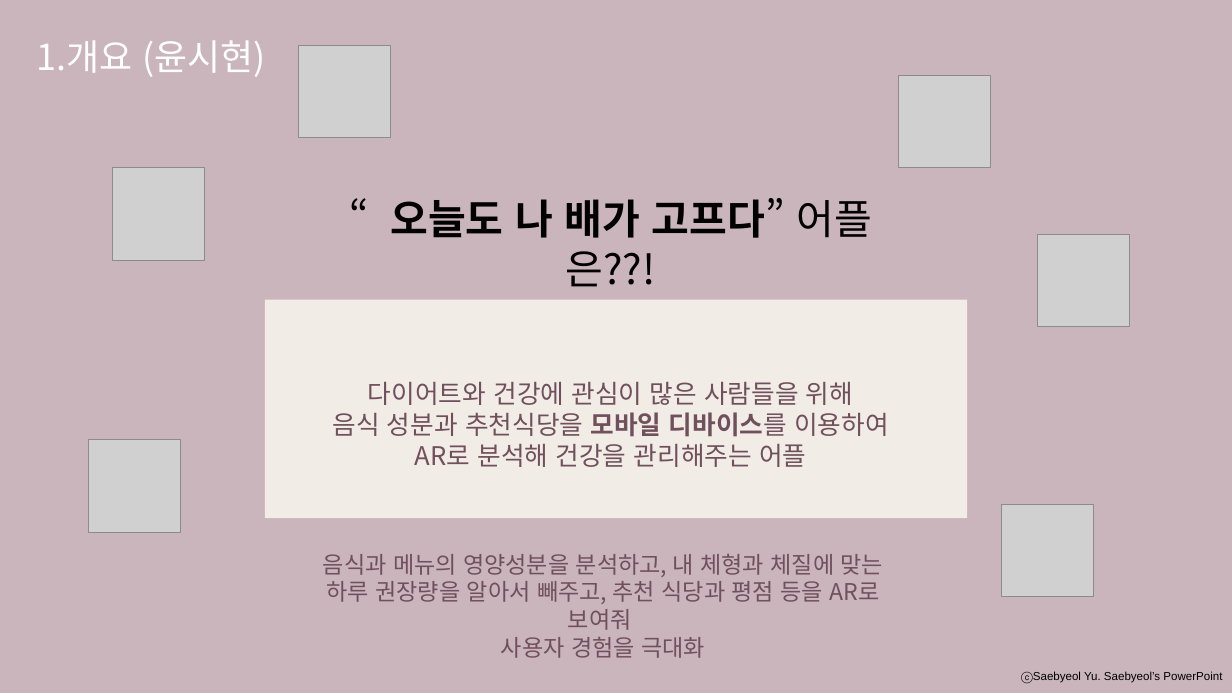
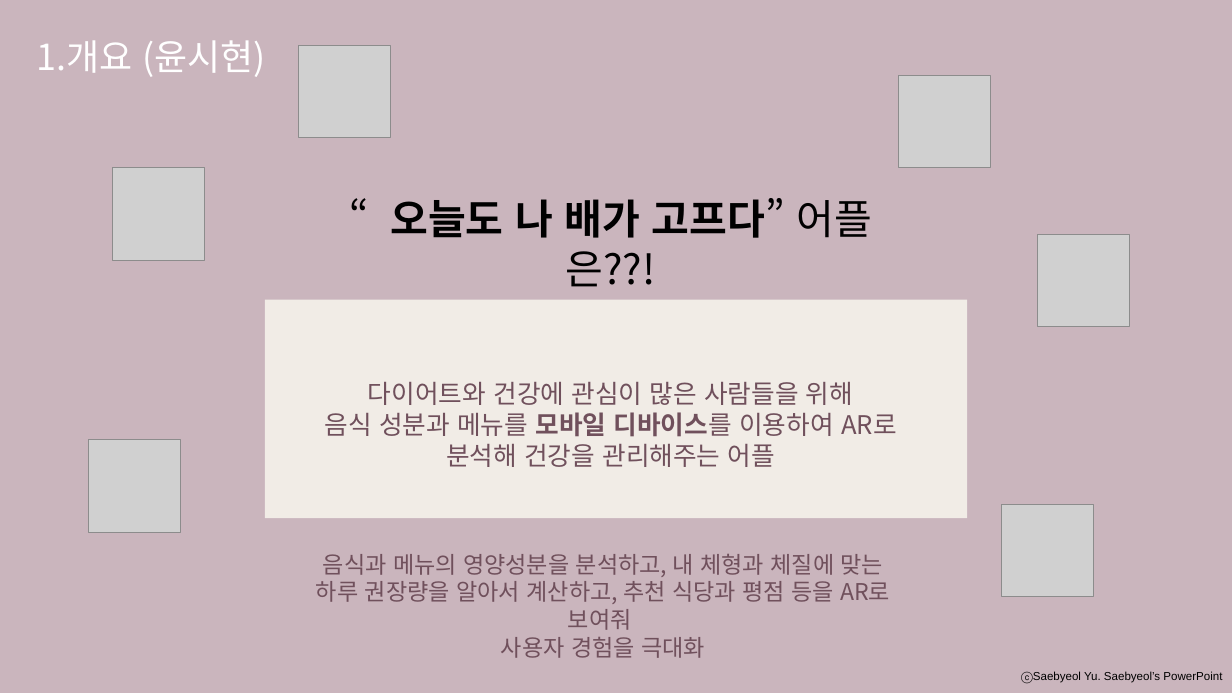
Before and after one commit to developerYHLee/University_Homework, a slide deck: slide 3 of 기말과제.pptx. Drawn at 1232x693 pixels with LibreOffice and Linux fonts; fonts in the diff are those of the drawing; grey boxes stand for pictures. Boxes give left, top, right and bottom in pixels: in the first picture for what was removed or moved away, otherwise in the second. Text is boxed around its words. In the diff, an @@ line names an element or a change of style, - is before the commit and + after.

```diff
--- a/기말과제.pptx
+++ b/기말과제.pptx
@@ text at (325,412,897,467): text changed @@
-음식 성분과 추천식당을 모바일 디바이스를 이용하여 AR로 분석해 건강을 관리해주는 어플
+음식 성분과 메뉴를 모바일 디바이스를 이용하여 AR로 분석해 건강을 관리해주는 어플
@@ text at (316,554,890,630): text changed @@
-음식과 메뉴의 영양성분을 분석하고, 내 체형과 체질에 맞는 하루 권장량을 알아서 빼주고, 추천 식당과 평점 등을 AR로 보여줘
+음식과 메뉴의 영양성분을 분석하고, 내 체형과 체질에 맞는 하루 권장량을 알아서 계산하고, 추천 식당과 평점 등을 AR로 보여줘
```
Also in this commit, not shown: 1 other file.
